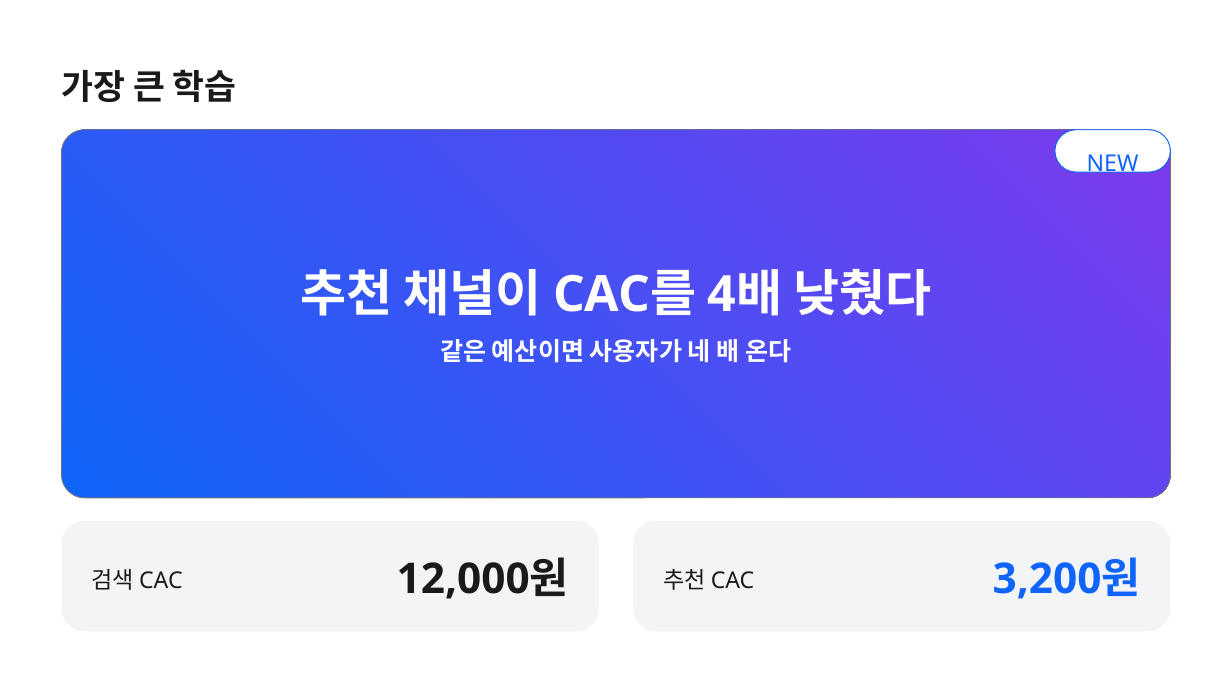
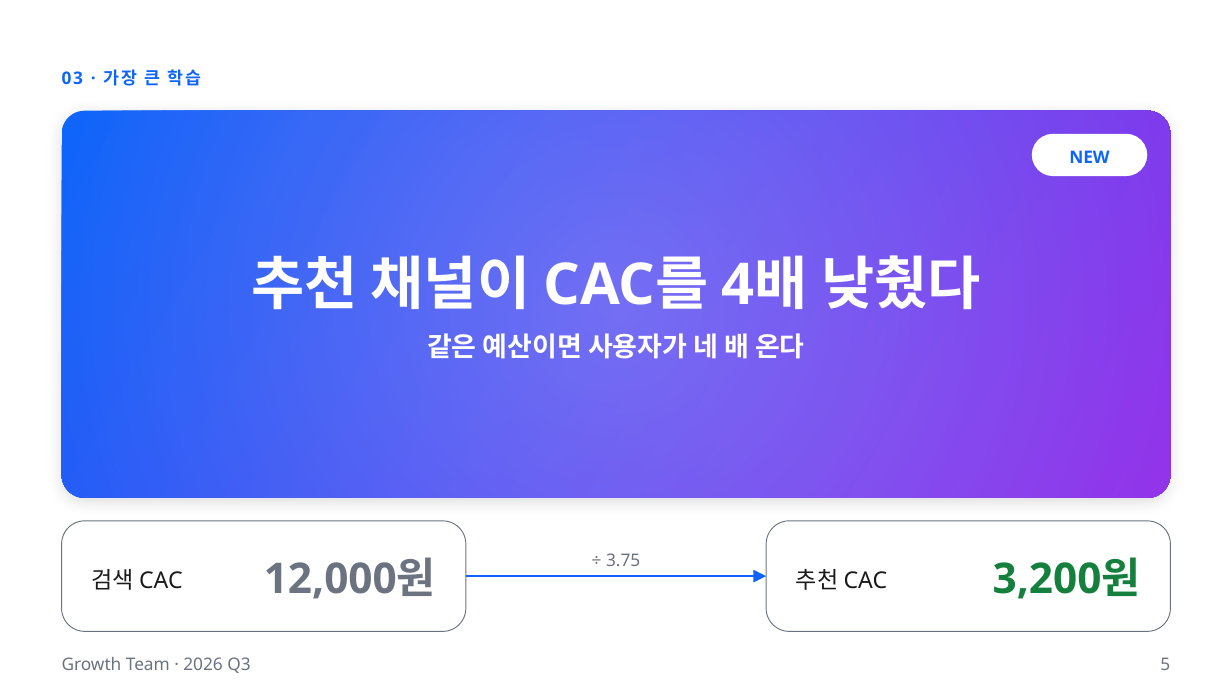
Before and after one commit to k2sebeom/balpyo, a slide deck: slide 5 of examples/showcase/decks/quarterly-review/q3-비즈니스-리뷰.pptx. Drawn at 1232x693 pixels with LibreOffice and Linux fonts; fonts in the diff are those of the drawing. Boxes give left, top, right and bottom in pixels: in the first picture for what was removed or moved away, otherwise in the second. Text is boxed around its words. In the diff, an @@ line names an element or a change of style, - is before the commit and + after.

```diff
--- a/examples/showcase/decks/quarterly-review/q3-비즈니스-리뷰.pptx
+++ b/examples/showcase/decks/quarterly-review/q3-비즈니스-리뷰.pptx
@@ text at (x1=62, y1=69, x2=202, y2=86): text changed; size 27 to 13.5 pt; text colour #1A1A1A to #0F65F9 @@
-가장 큰 학습
+03 · 가장 큰 학습
@@ rounded rectangle resized from (x1=62, y1=129, x2=1171, y2=497) to (x1=62, y1=111, x2=1171, y2=498) @@
@@ rounded rectangle at (x1=62, y1=111, x2=1171, y2=498): fill gradient #0F65F9 to #7C3AED to gradient #0F65F9 to #9333EA; outline #6B7280 0.75 pt to none; shadow on; proportions changed @@
@@ rounded rectangle added at (x1=62, y1=111, x2=1171, y2=498), fill gradient #FFFFFF @@
@@ rounded rectangle "NEW" moved from (x1=1055, y1=129, x2=1171, y2=172) to (x1=1032, y1=134, x2=1148, y2=177) @@
@@ rounded rectangle "NEW" at (x1=1032, y1=134, x2=1148, y2=177): size 18 to 13.5 pt, bold on; line spacing 27pt to 18.9pt; vertical alignment top to middle; outline #0F65F9 0.75 pt to none @@
@@ text "추천 채널이 CAC를 4배 낮췄다" moved from (x1=300, y1=269, x2=932, y2=316) to (x1=251, y1=255, x2=980, y2=309) @@
@@ text "추천 채널이 CAC를 4배 낮췄다" at (x1=251, y1=255, x2=980, y2=309): size 39 to 45 pt; line spacing 46.8pt to 54pt @@
@@ text "같은 예산이면 사용자가 네 배 ..." moved from (x1=440, y1=339, x2=791, y2=363) to (x1=427, y1=333, x2=805, y2=359) @@
@@ text "같은 예산이면 사용자가 네 배 ..." at (x1=427, y1=333, x2=805, y2=359): size 19.5 to 21 pt; line spacing 25.4pt to 27.3pt @@
@@ rounded rectangle resized from (x1=62, y1=521, x2=599, y2=632) to (x1=62, y1=521, x2=467, y2=632) @@
@@ rounded rectangle at (x1=62, y1=521, x2=467, y2=632): fill #F3F4F6 to #FFFFFF; outline none to #6B7280 0.75 pt @@
@@ rounded rectangle at (x1=766, y1=521, x2=1171, y2=632): fill #F3F4F6 to #FFFFFF; outline none to #6B7280 0.75 pt @@
@@ rounded rectangle resized from (x1=633, y1=521, x2=1170, y2=632) to (x1=766, y1=521, x2=1171, y2=632) @@
@@ text "12,000원" moved from (x1=397, y1=557, x2=569, y2=599) to (x1=264, y1=557, x2=436, y2=599) @@
@@ text "12,000원" at (x1=264, y1=557, x2=436, y2=599): text colour #1A1A1A to #6B7280 @@
@@ text added at (x1=606, y1=553, x2=640, y2=566), 13.5 pt, text #6B7280 @@
+÷ 3.75
@@ text "추천 CAC" moved from (x1=663, y1=569, x2=754, y2=590) to (x1=796, y1=569, x2=887, y2=590) @@
@@ text "3,200원" at (x1=993, y1=557, x2=1141, y2=599): text colour #0F65F9 to #15803D @@
@@ arrow added from (466, 577) to (766, 577), #0F65F9 1.5 pt @@
@@ text added at (x1=62, y1=657, x2=250, y2=673), 13.5 pt, text #6B7280 @@
+Growth Team · 2026 Q3
@@ page number added at (x1=1160, y1=657, x2=1170, y2=670), 13.5 pt, text #6B7280 @@
+5
```
Also in this commit, not shown: 6 other slides changed, 1 slide added, 35 other files.
